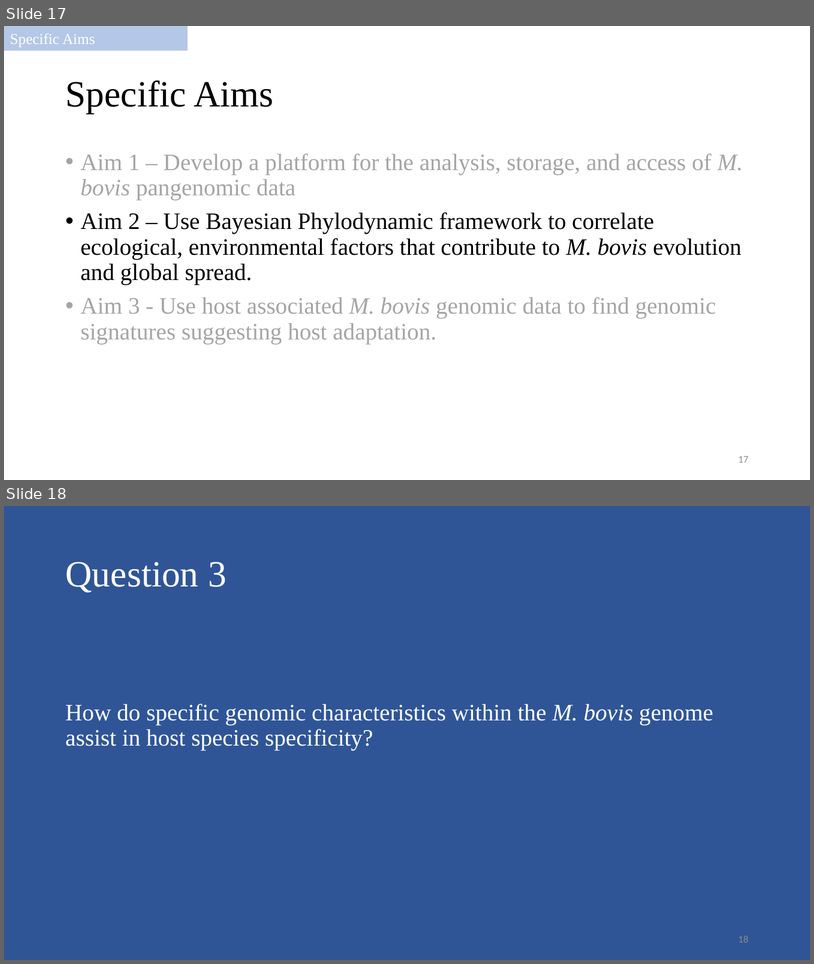
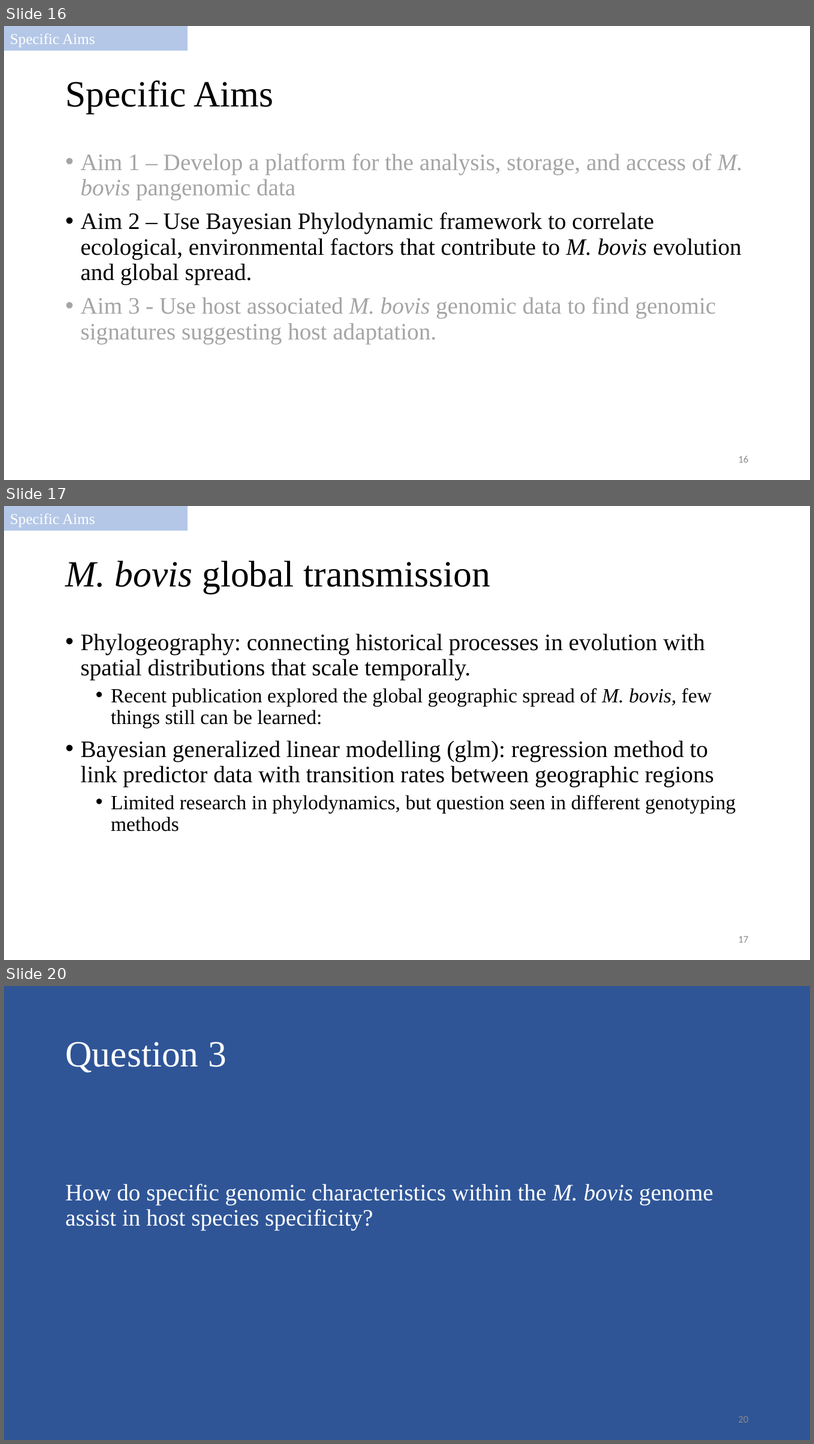
Before and after one commit to salvadorlab/Bovis-PangenomeOfReservoirs, a slide deck: Resources/2021_committeemeeting.pptx. Shown one above the other, each under a label of ours: slides 17 and 18 before the commit, slides 16, 17 and 20 after it; the slides between them are not shown. The pictures are 814x964 and 814x1444 pixels, drawn with LibreOffice and Linux fonts; fonts in the diff are those of the drawing. Boxes give left, top, right and bottom in pixels: in the first picture for what was removed or moved away, otherwise in the second. Text is boxed around its words. In the diff, an @@ line names an element or a change of style, - is before the commit and + after.

Commit message:
get data

```diff
--- a/Resources/2021_committeemeeting.pptx
+++ b/Resources/2021_committeemeeting.pptx
@@ slide 17 added at bbox=[4, 506, 810, 960], background #FFFFFF @@
@@ rectangle added at bbox=[4, 506, 188, 530], fill #B4C7E7, outline #B4C7E7 1 pt, 18 pt, text #FFFFFF @@
+Specific Aims
@@ title added at bbox=[65, 561, 491, 593], 44 pt, text #000000 @@
+M. bovis global transmission
@@ text added at bbox=[81, 633, 736, 831], 28 pt, text #000000 @@
+• Phylogeography: connecting historical processes in evolution with spatial distributions that scale temporally.
+  • Recent publication explored the global geographic spread of M. bovis, few things still can be learned:
+• Bayesian generalized linear modelling (glm): regression method to link predictor data with transition rates between geographic regions
+  • Limited research in phylodynamics, but question seen in different genotyping methods
@@ page number added at bbox=[738, 936, 749, 942], 12 pt, text #8C8C8C @@
+17
@@ what was slide 17 is now slide 16 @@
@@ page number at bbox=[738, 456, 749, 462]: text changed @@
-17
+16
@@ what was slide 18 is now slide 20 @@
@@ page number at bbox=[738, 1416, 749, 1422]: text changed @@
-18
+20
```
Also in this commit, not shown: 2 slides changed, 5 other slides added, 8 slides removed, 5 other files.
